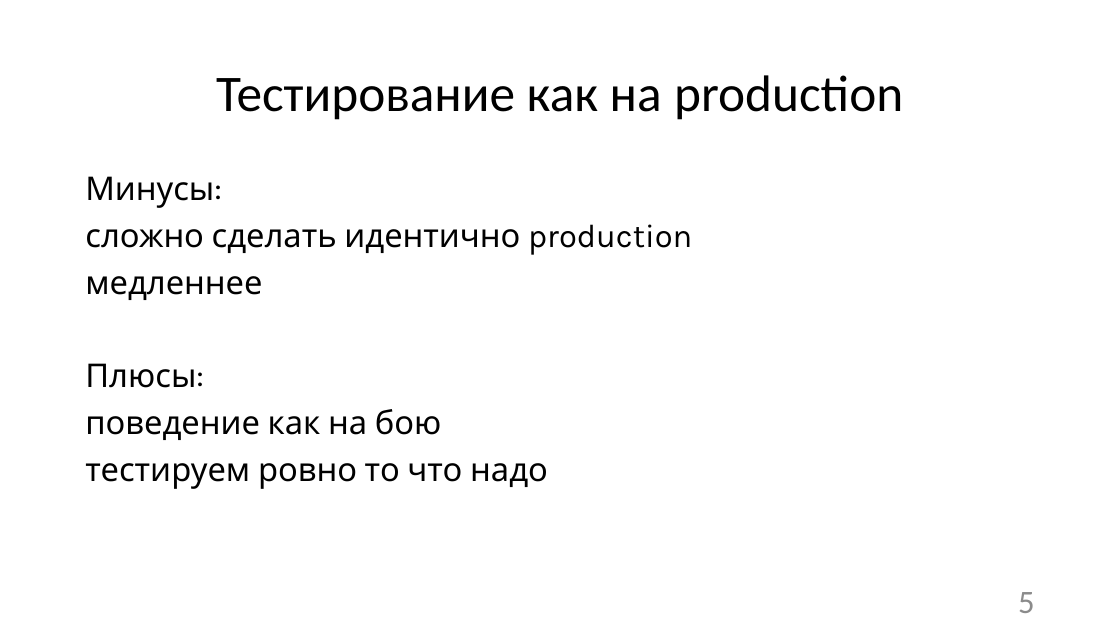
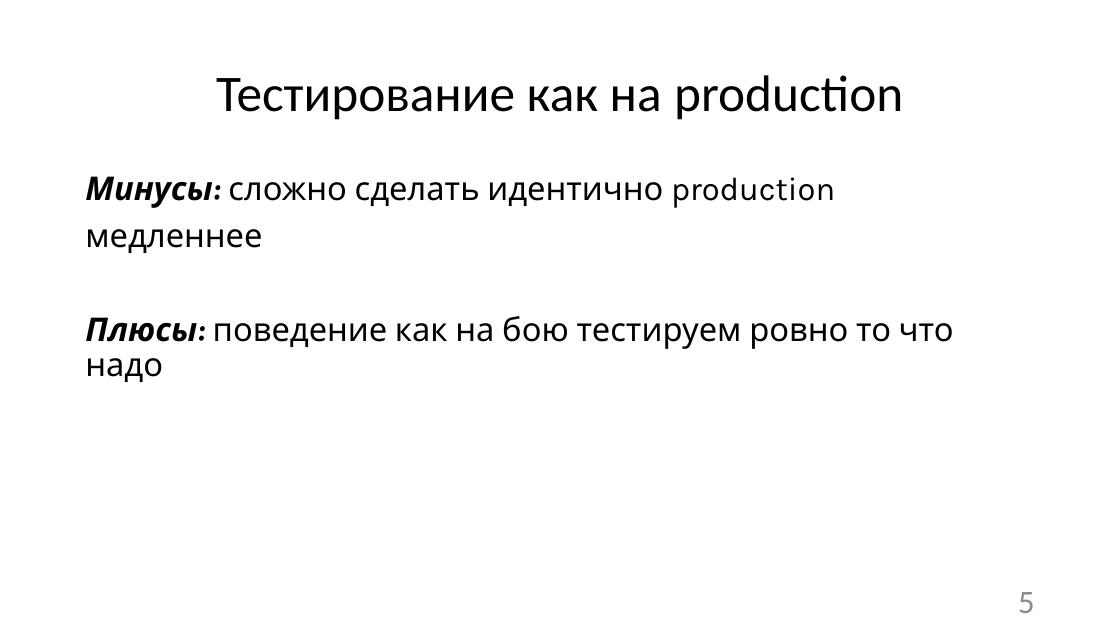
Before and after one commit to Sa1Gur/DbTest.Containers, a slide deck: slide 5 of DbaseTesting.pptx. Drawn at 1120x630 pixels with LibreOffice and Linux fonts; fonts in the diff are those of the drawing. Boxes give left, top, right and bottom in pixels: in the first picture for what was removed or moved away, otherwise in the second. Text is boxed around its words. In the diff, an @@ line names an element or a change of style, - is before the commit and + after.

```diff
--- a/DbaseTesting.pptx
+++ b/DbaseTesting.pptx
@@ text at (85, 176, 835, 208): text changed @@
-Минусы:
-сложно сделать идентично production
+Минусы: сложно сделать идентично production
@@ text at (85, 316, 954, 382): text changed @@
-Плюсы:
-поведение как на бою
-тестируем ровно то что надо
+Плюсы: поведение как на бою тестируем ровно то что надо
```
Also in this commit, not shown: 67 other slides changed.
